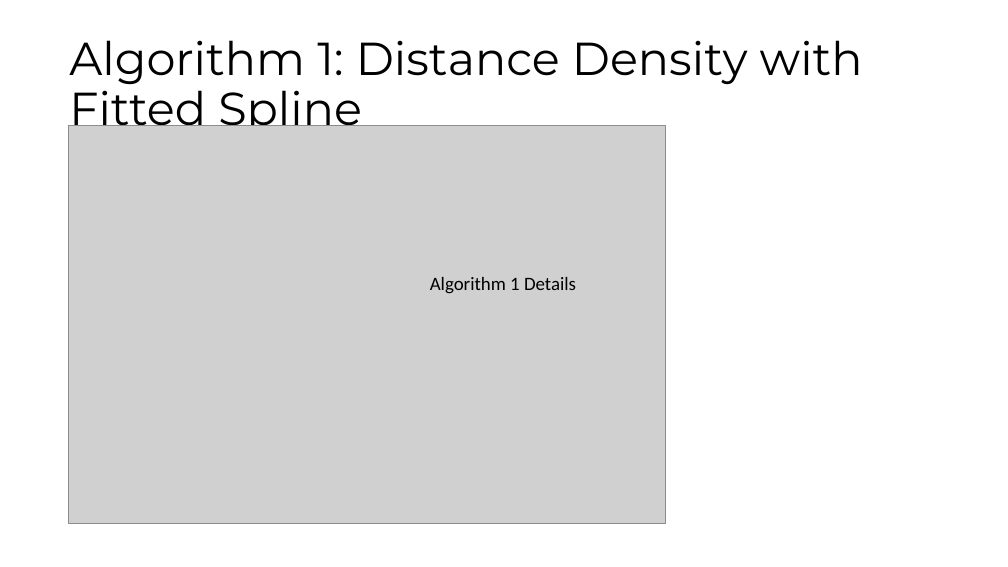
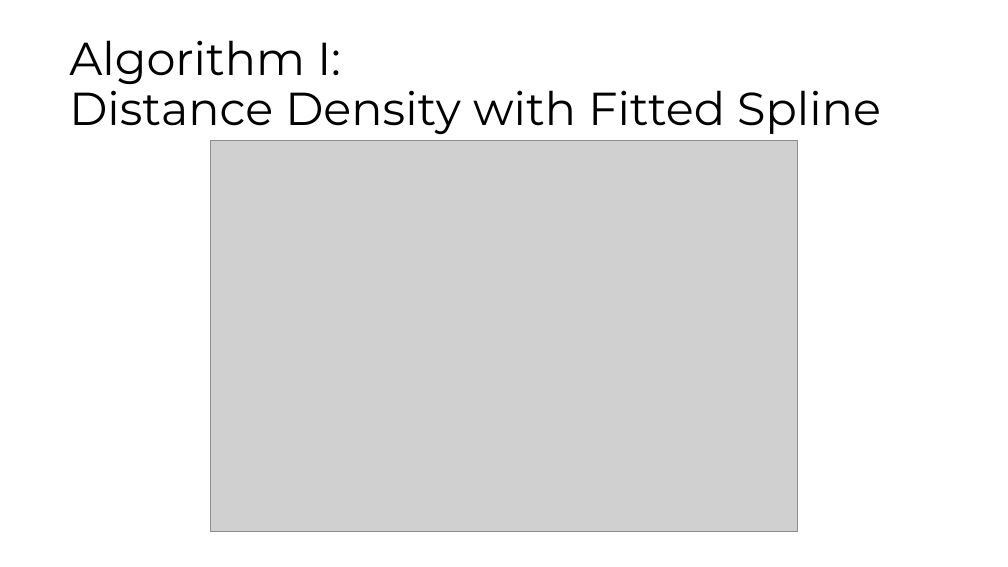
Before and after one commit to ibhojwani/seip_big_data, a slide deck: slide 10 of Presentation.pptx (slide 9 before the commit). Drawn at 1008x567 pixels with LibreOffice and Linux fonts; fonts in the diff are those of the drawing; grey boxes stand for pictures. Boxes give left, top, right and bottom in pixels: in the first picture for what was removed or moved away, otherwise in the second. Text is boxed around its words. In the diff, an @@ line names an element or a change of style, - is before the commit and + after.

```diff
--- a/Presentation.pptx
+++ b/Presentation.pptx
@@ title at <box>69,40,881,135</box>: text changed @@
-Algorithm 1: Distance Density with Fitted Spline
+Algorithm I:
+Distance Density with Fitted Spline
@@ picture: place and size @@
-picture at <box>69,126,665,523</box>
+picture at <box>211,141,798,532</box>
@@ text removed at <box>430,277,576,294</box> @@
-Algorithm 1 Details
```
Also in this commit, not shown: 9 other slides changed, 5 slides added, 8 slides removed, 3 other files.
